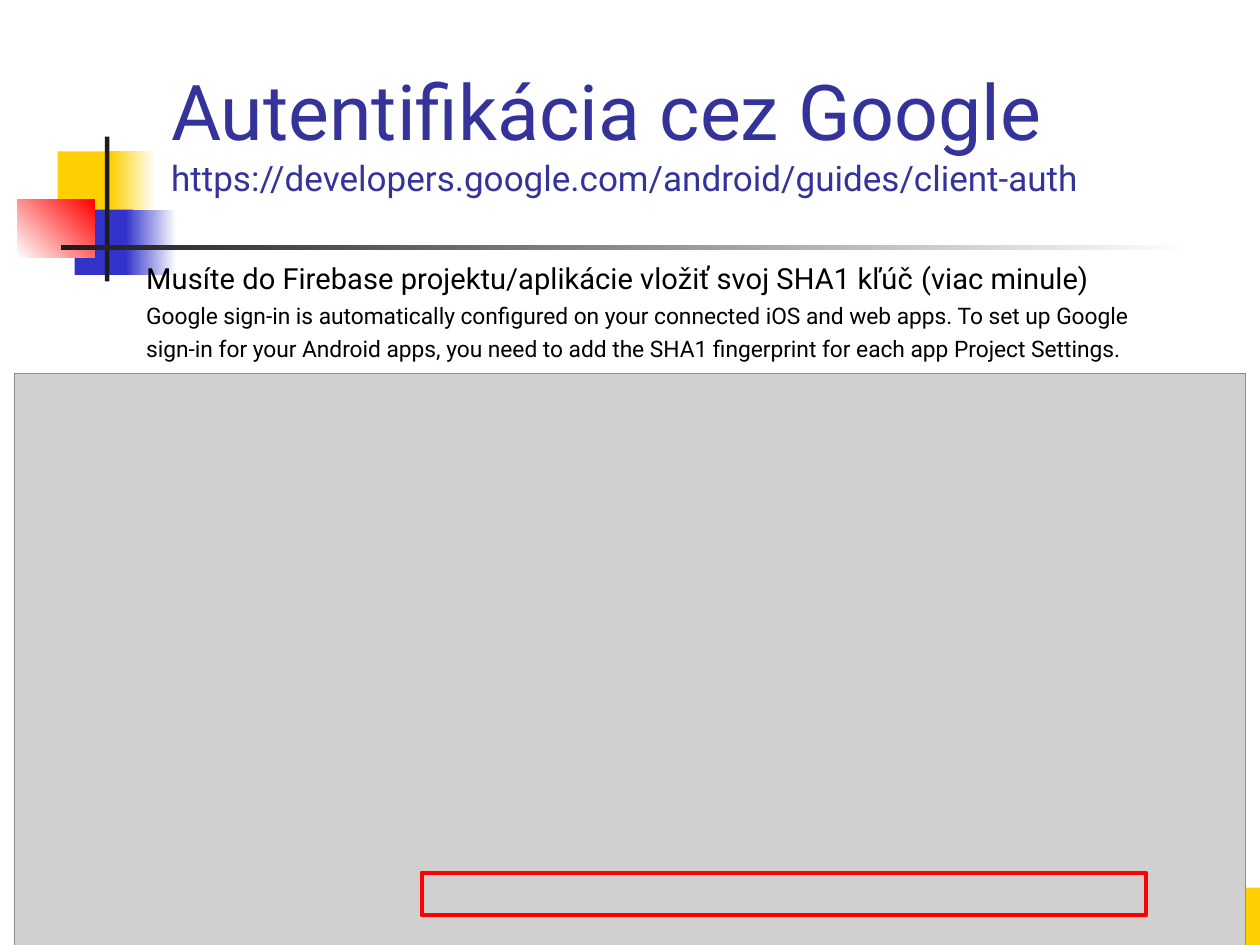
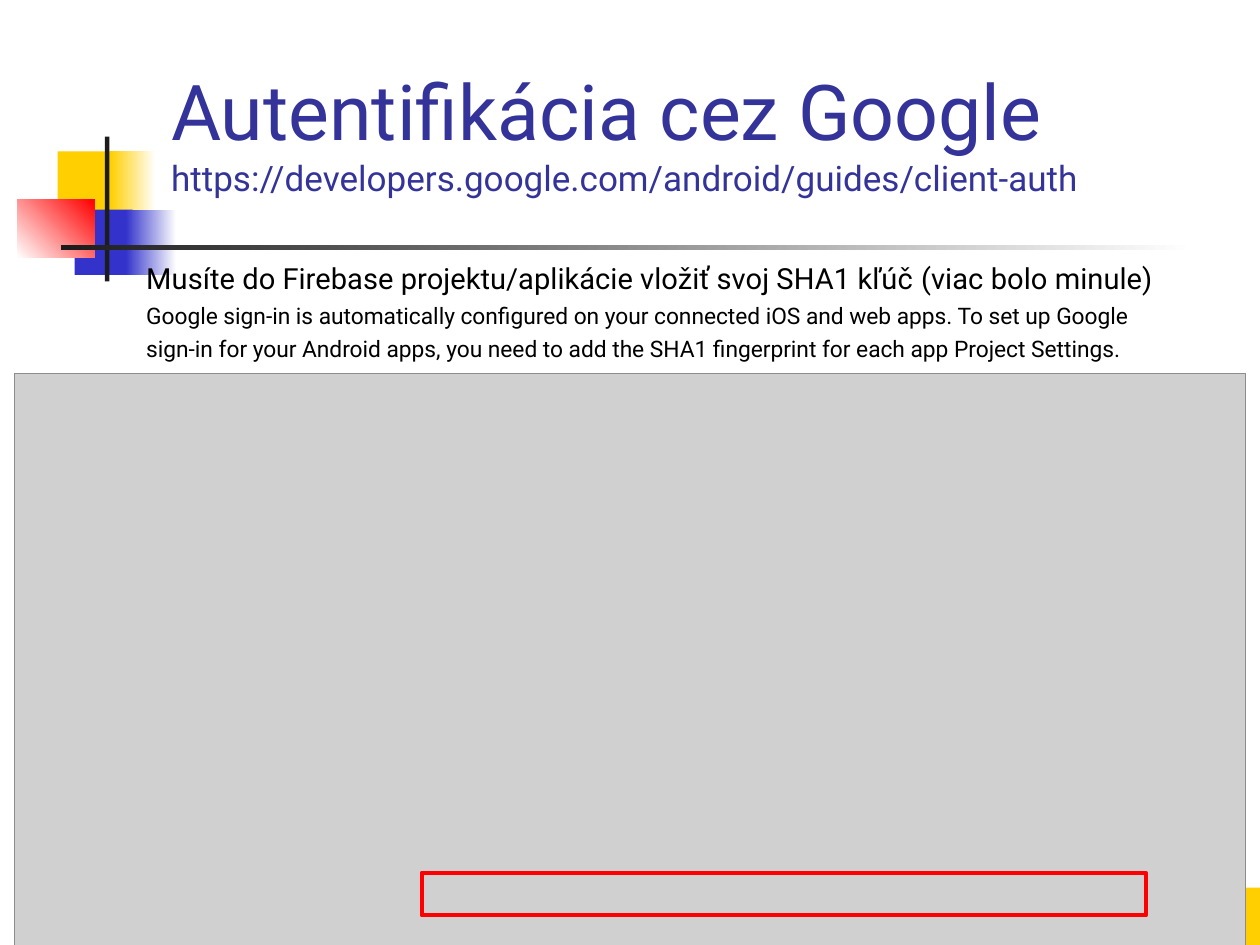
Before and after one commit to vmandro/Prednasky, a slide deck: slide 15 of 11/11_Android.ppt (slide 14 before the commit). Drawn at 1260x945 pixels with LibreOffice and Linux fonts; fonts in the diff are those of the drawing; grey boxes stand for pictures. Boxes give left, top, right and bottom in pixels: in the first picture for what was removed or moved away, otherwise in the second. Text is boxed around its words. In the diff, an @@ line names an element or a change of style, - is before the commit and + after.

```diff
--- a/11/11_Android.ppt
+++ b/11/11_Android.ppt
@@ text at [146, 262, 1152, 296]: text changed @@
-Musíte do Firebase projektu/aplikácie vložiť svoj SHA1 kľúč (viac minule)
+Musíte do Firebase projektu/aplikácie vložiť svoj SHA1 kľúč (viac bolo minule)
```
Also in this commit, not shown: 5 other slides changed, 4 slides added, 3 slides removed, 5 other files.
